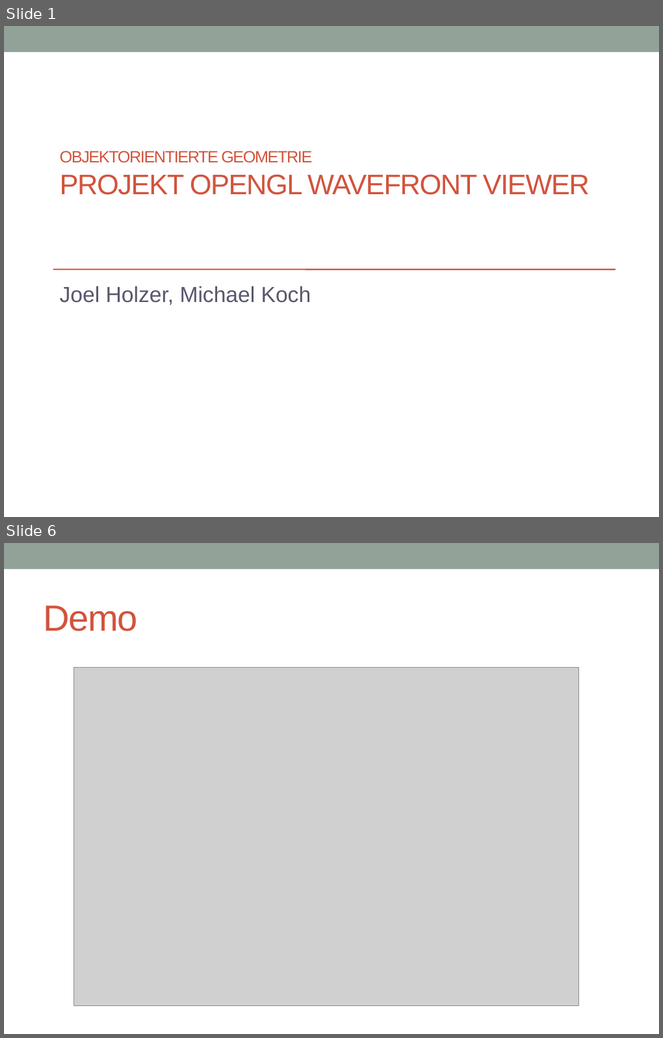
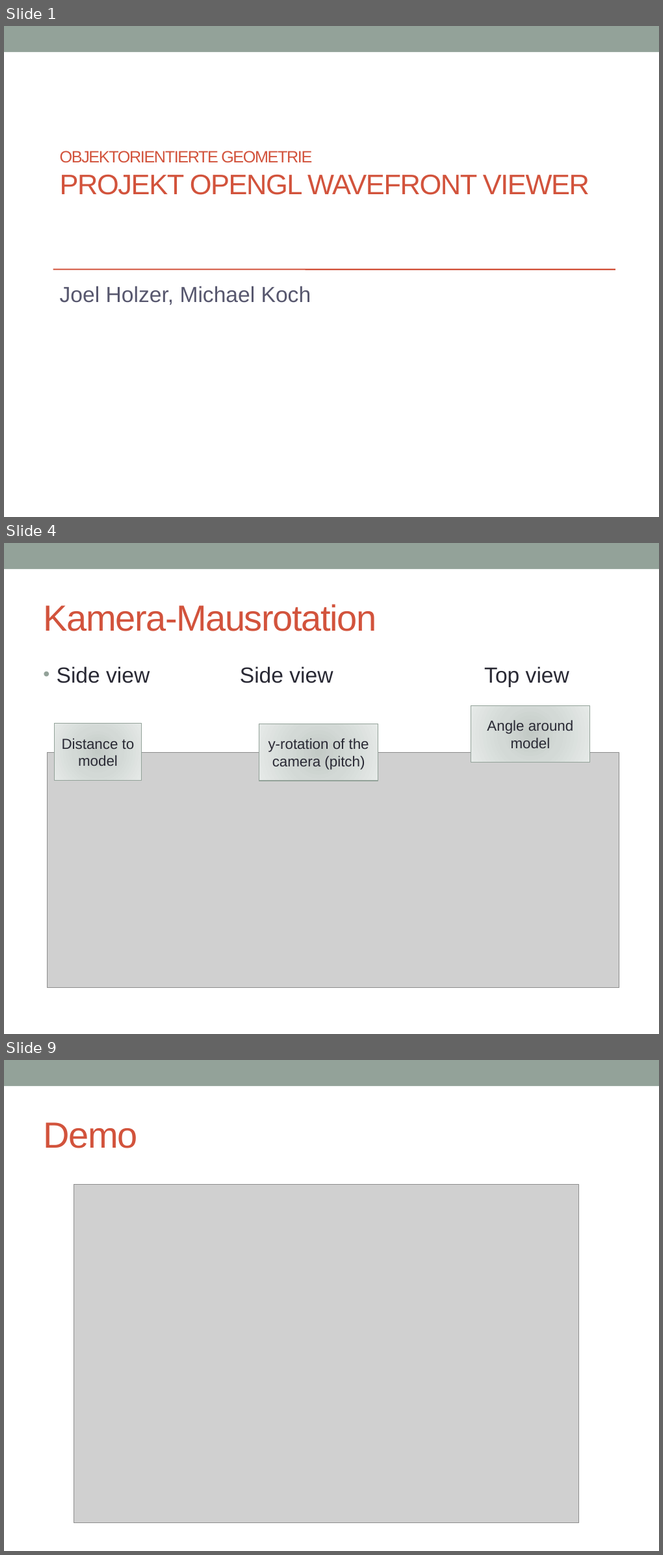
Before and after one commit to joe1990/OpenGl3DModelViewer, a slide deck: präsi-projekt-obj-geom.pptx. Shown one above the other, each under a label of ours: slides 1 and 6 before the commit, slides 1, 4 and 9 after it; the slides between them are not shown. The pictures are 663x1038 and 663x1555 pixels, drawn with LibreOffice and Linux fonts; fonts in the diff are those of the drawing; grey boxes stand for pictures. Boxes give left, top, right and bottom in pixels: in the first picture for what was removed or moved away, otherwise in the second. Text is boxed around its words. In the diff, an @@ line names an element or a change of style, - is before the commit and + after.

```diff
--- a/präsi-projekt-obj-geom.pptx
+++ b/präsi-projekt-obj-geom.pptx
@@ slide 4 added at bbox=[4, 543, 659, 1034], background #FFFFFF; not listed: 1 template element that a slide beside it also shows @@
@@ title added at bbox=[43, 604, 376, 631], 40 pt, text #D2533C @@
+Kamera-Mausrotation
@@ text added at bbox=[57, 667, 570, 687], 24 pt, text #292934 @@
+• Side view Side view Top view
@@ rectangle added at bbox=[471, 705, 590, 763], fill gradient #C4CAC6 to #D3DAD6 to #E7EAE8, outline #93A299 0.75 pt, 16 pt, text #292934 @@
+Angle around model
@@ rectangle added at bbox=[54, 724, 142, 781], fill gradient #C4CAC6 to #D3DAD6 to #E7EAE8, outline #93A299 0.75 pt, 16 pt, text #292934 @@
+Distance to model
@@ rectangle added at bbox=[259, 724, 378, 782], fill gradient #C4CAC6 to #D3DAD6 to #E7EAE8, outline #93A299 0.75 pt, 16 pt, text #292934 @@
+y-rotation of the camera (pitch)
@@ picture added at bbox=[48, 753, 620, 988] @@
@@ what was slide 6 is now slide 9 @@
```
Also in this commit, not shown: 2 slides changed, 4 other slides added, 2 slides removed.
